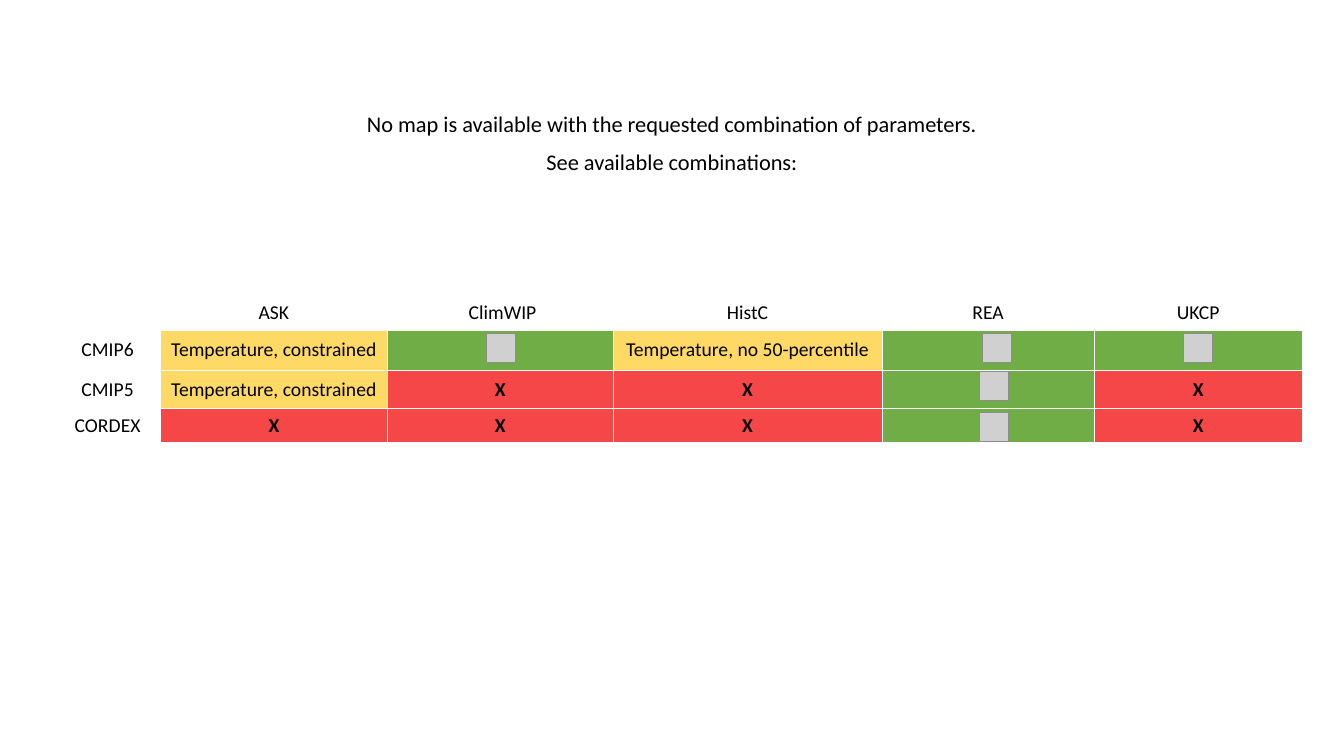
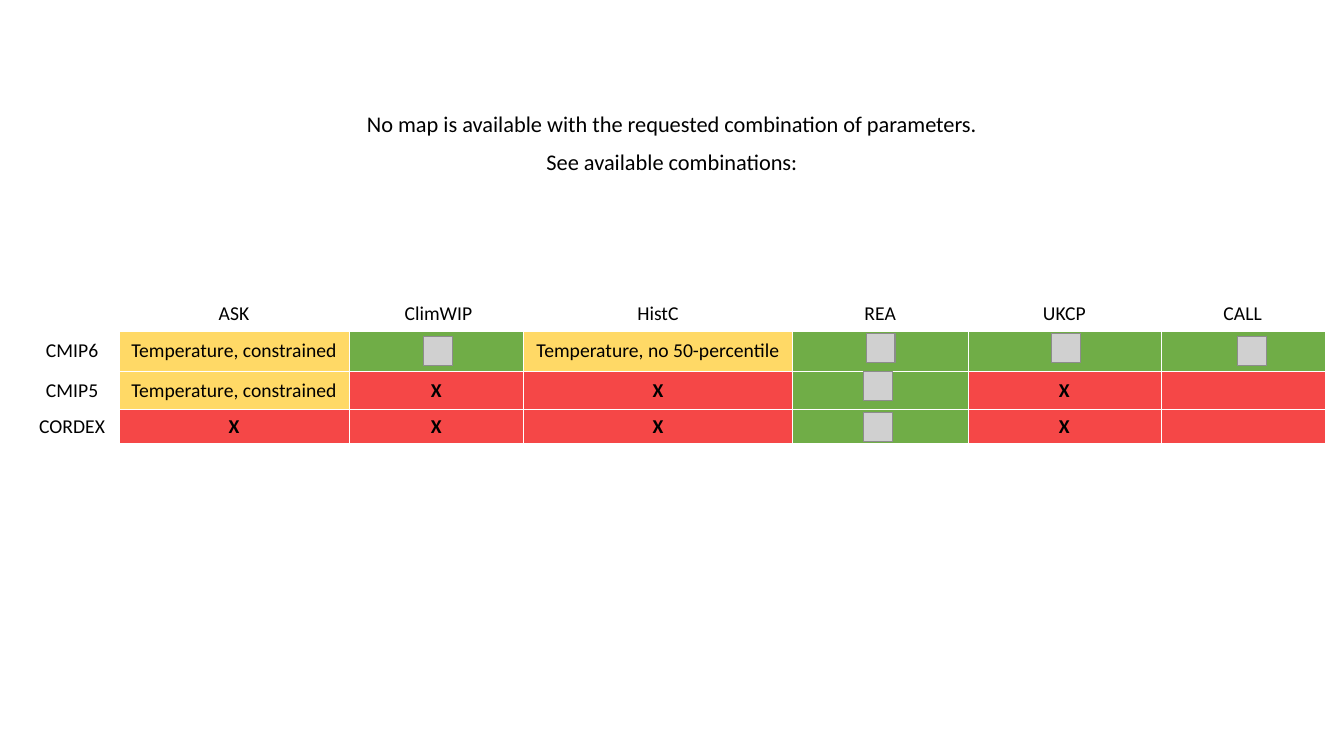
Before and after one commit to eucp-project/atlas, a slide deck: slide 1 of static/placeholder.pptx. Drawn at 1344x756 pixels with LibreOffice and Linux fonts; fonts in the diff are those of the drawing; grey boxes stand for pictures. Boxes give left, top, right and bottom in pixels: in the first picture for what was removed or moved away, otherwise in the second. Text is boxed around its words. In the diff, an @@ line names an element or a change of style, - is before the commit and + after.

Commit message:
add CALL method to placeholder

```diff
--- a/static/placeholder.pptx
+++ b/static/placeholder.pptx
@@ table at (25,296,1325,443) @@
+column 7: CALL |  |  | 
@@ table: place and size @@
-table at (55,296,1304,443)
+table at (25,296,1325,443)
@@ picture: place and size @@
-picture at (486,334,515,363)
+picture at (423,337,453,366)
@@ picture: place and size @@
-picture at (1184,334,1213,363)
+picture at (1053,334,1082,363)
@@ picture added at (1238,337,1267,366) @@
@@ 3 pictures: place and size @@
-3 pictures at (980,334,1012,442)
+3 pictures at (863,334,895,442)
```
Also in this commit, not shown: 1 other file.
